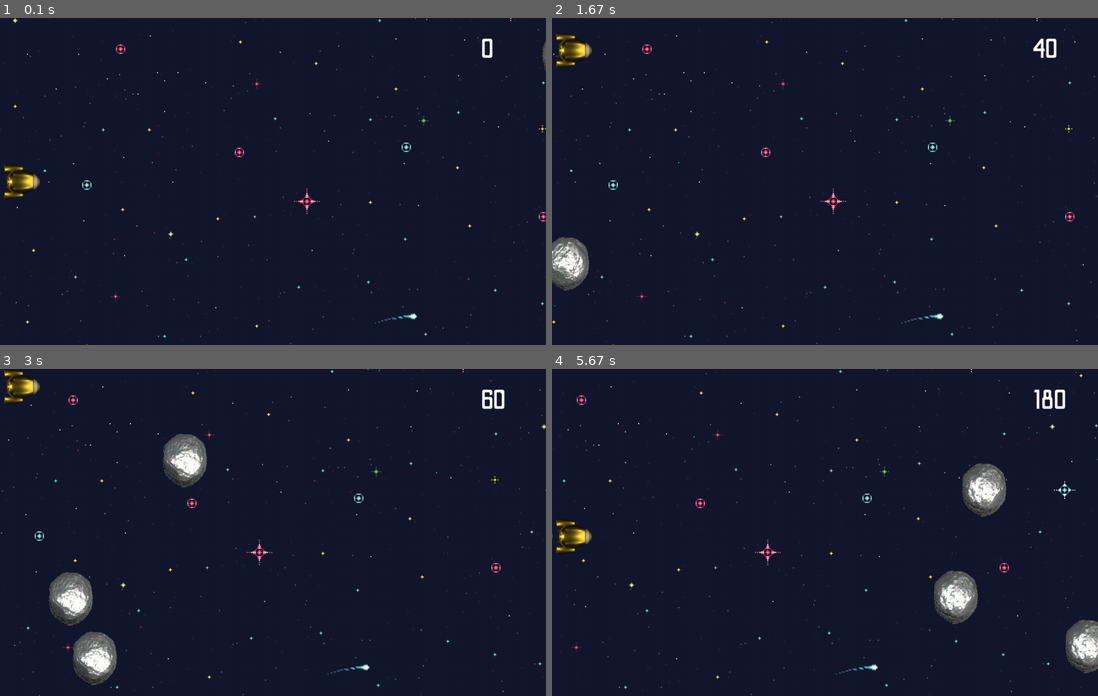
Above: before the commit, frames 1-4 (two rows, left to right).
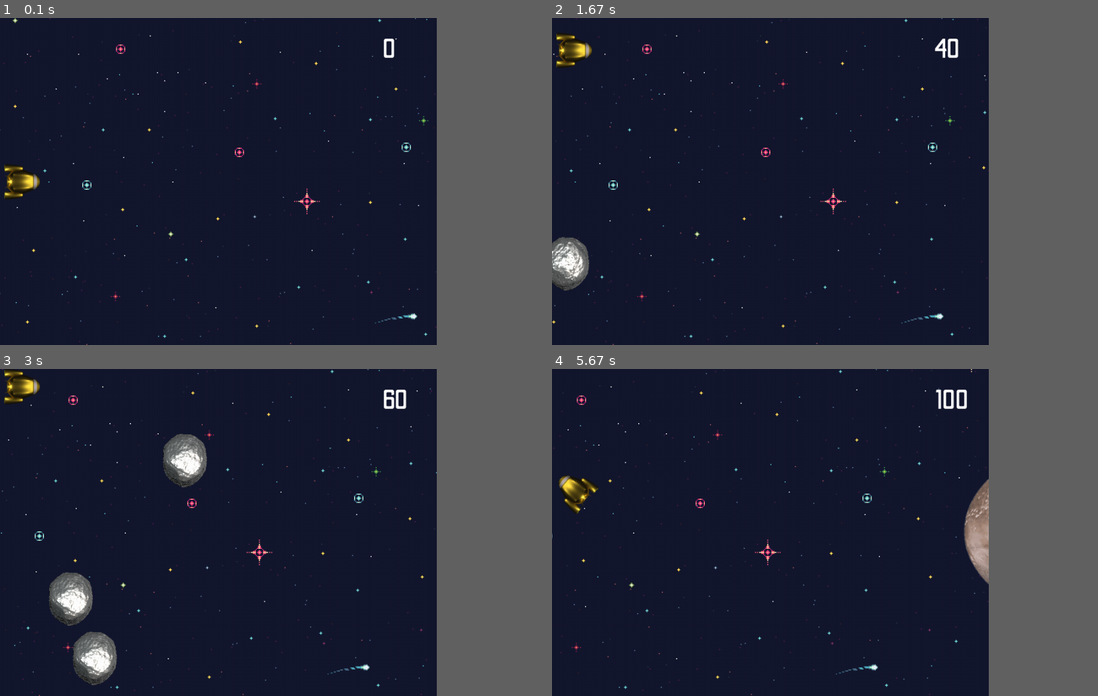
Above: after the commit, the same moments.

Repository: davidordo85/THE_QUEST-Game-with-pygame
Game: pygame game, started from main.py
The game is run twice, just before and just after one commit, with the same random seed, the same clock (stepped at 60 frames per second) and the same inputs.
Inputs:
- Up to frame 1 (0.1 s): no input
- Up to frame 2 (1.67 s): hold Up 0.33-0.8 s; hold Down 0.83-1.13 s; hold Up 1.17-1.53 s; hold Down from 1.57 s (still down)
- Up to frame 3 (3 s): release Down at 1.93 s; hold Up 1.97-2.27 s; hold Down 2.3-2.6 s; hold Up from 2.63 s (still down)
- Up to frame 4 (5.67 s): release Up at 3 s; hold Down 3.03-3.4 s
In our replay, the window is 900x540 before the commit and 720x540 after it. These sizes can differ from the game's own. Grey fills any space a smaller window leaves; there, only what the larger window draws over its background counts as a difference.

The runs differ from the first frame. In frame 1, 0.3% of the frame differs, in the area x 70-100%, y 0-100%; in frame 2, 0.4%; in frame 3, 0.5%; in frame 4, 5.1%, in the area x 0-100%, y 0-99%.

Commit message:
planet, winConditions and fix problems with size display

Diff:
--- a/main.py
+++ b/main.py
@@ -1,12 +1,13 @@
 import pygame as pg
 from ship import ship
 from asteroids import asteroids
+from planets import planets
 import sys
 import time
 
 BLACK = (0, 0, 0)
 WHITE = (255, 255, 255)
-WIN_FIRST_LEVEL = 3000
+WIN_FIRST_LEVEL = 100
 
 
 class Main:
@@ -14,7 +15,7 @@
 
     def __init__(self, w, h):
         # create the screen with its size
-        self.screen = pg.display.set_mode((h, w))
+        self.screen = pg.display.set_mode((w, h))
         # name the window
         pg.display.set_caption("THE QUEST")
 
@@ -40,6 +41,7 @@
         self.startGame = self.description.render("Press space for start", True, (WHITE))
         self.theEnd = self.description.render("Game Over", True, (WHITE))
         self.ship = ship.Ship(800, 600)
+        self.planet = planets.Planet(800, 600)
         self.asteroid_0 = asteroids.Asteroid(800, 600)
         self.asteroid_1 = asteroids.Asteroid(800, 600)
         self.asteroid_2 = asteroids.Asteroid(800, 600)
@@ -105,9 +107,24 @@
             else:
                 self.score = int(self.score)
 
-    def winConditions(self, winLevel):
-        if self.score == winLevel:
-            print("win")
+    def winConditions(self, winLevel, asteroidForLevel):
+        if self.score >= winLevel:
+            self.ship.land = True
+            self.planet.update(800, 600)
+            if self.planet.rect.centerx <= 1000 and self.ship.angle % 180 <= 0:
+                self.ship.land = False
+                self.ship.rect.centerx += self.ship.vx
+                if self.ship.rect.centery > 300:
+                    self.ship.rect.centery -= self.ship.vx
+                elif self.ship.rect.centery < 300:
+                    self.ship.rect.centery += self.ship.vx
+                else:
+                    pass
+
+            for entity in asteroidForLevel:
+                if entity.rect.centerx >= 1200:
+                    pg.sprite.Group.empty(asteroidForLevel)
+
         else:
             pass
 
@@ -149,16 +166,23 @@
             self.scoringConditions(self.asteroidLevel1)
             self.ship.update(800, 600)
             self.asteroidLevel1.update(800, 600)
-            # TODO: self.ship.collide()
+
+            # self.ship.collide()
             self.ship.crashed(self.asteroidLevel1)
             self.ship.rotate()
-            self.winConditions(WIN_FIRST_LEVEL)
+            self.winConditions(WIN_FIRST_LEVEL, self.asteroidLevel1)
 
             self.screen.blit(self.background, (self.x, 0))
             self.screen.blit(self.background, (self.x + 2400, 0))
-            self.screen.blit(self.scoring, (880, 30))
+            self.screen.blit(self.scoring, (700, 30))
             self.screen.blit(self.ship.image, self.ship.rect)
+            self.screen.blit(self.planet.image, self.planet.rect)
             self.asteroidLevel1.draw(self.screen)
+
+            """ if self.ship.rect.centerx >= 570:
+                self.score += 1000
+                first = True
+                self.status = "Second_level" """
 
             if self.ship.game_over == True:
                 time.sleep(4)
@@ -194,6 +218,6 @@
 
 if __name__ == "__main__":
     pg.init(),
-    game = Main(600, 1000)
+    game = Main(800, 600)
     game.main_loop()
     game.quit()
--- /dev/null
+++ b/planets/planets.py
@@ -0,0 +1,18 @@
+import pygame as pg
+
+class Planet(pg.sprite.Sprite):
+    vx = 0
+    vy = 0
+    def __init__(self, x, y):
+        super().__init__()
+        self.image = pg.image.load("./resources/images/planets/arid_planet.png")
+        self.rect = self.image.get_rect()
+
+        self.rect.centerx = 1100
+        self.rect.centery = 300
+
+    def update(self, limSupX, limSupY):
+        self.vx = 1.1
+        if self.rect.centerx <= 800:
+            self.vx = 0
+        self.rect.centerx -= self.vx
Binary file added: resources/images/planets/arid_planet.png
